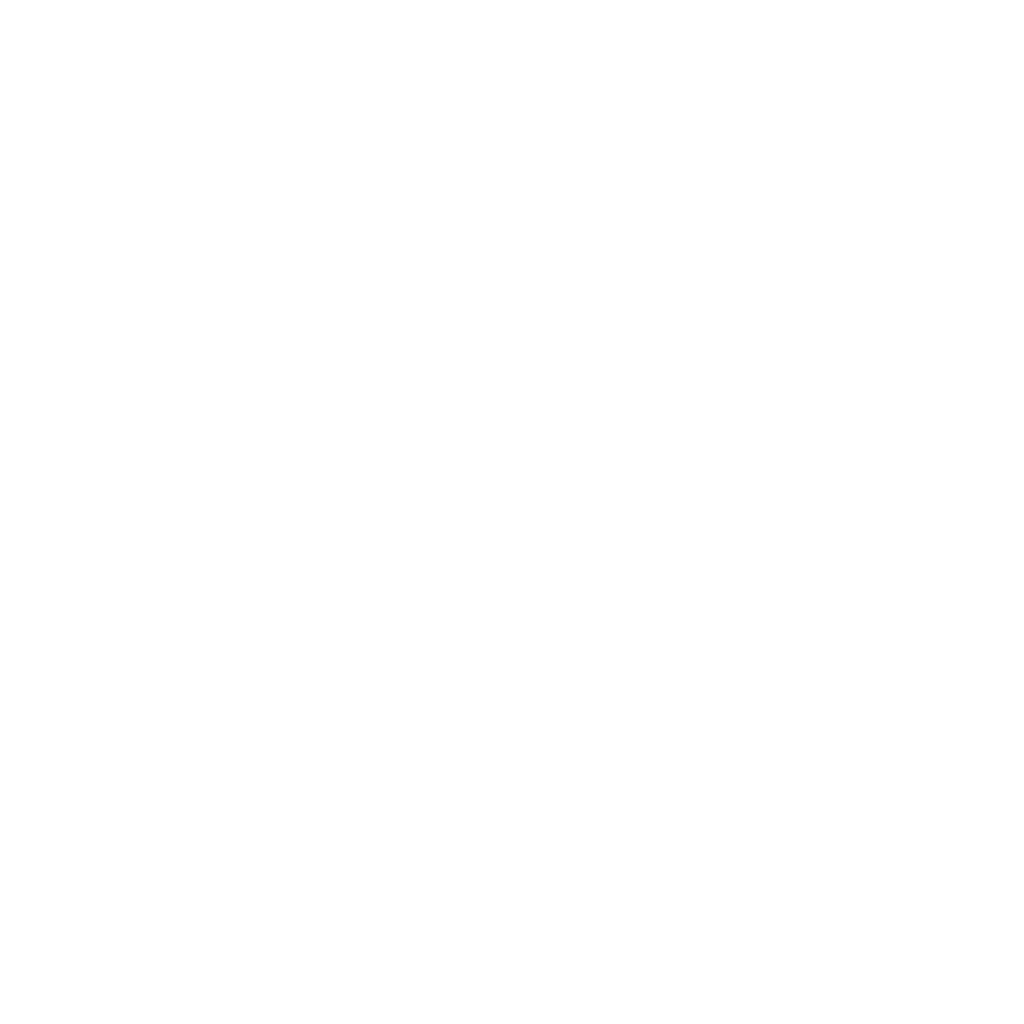
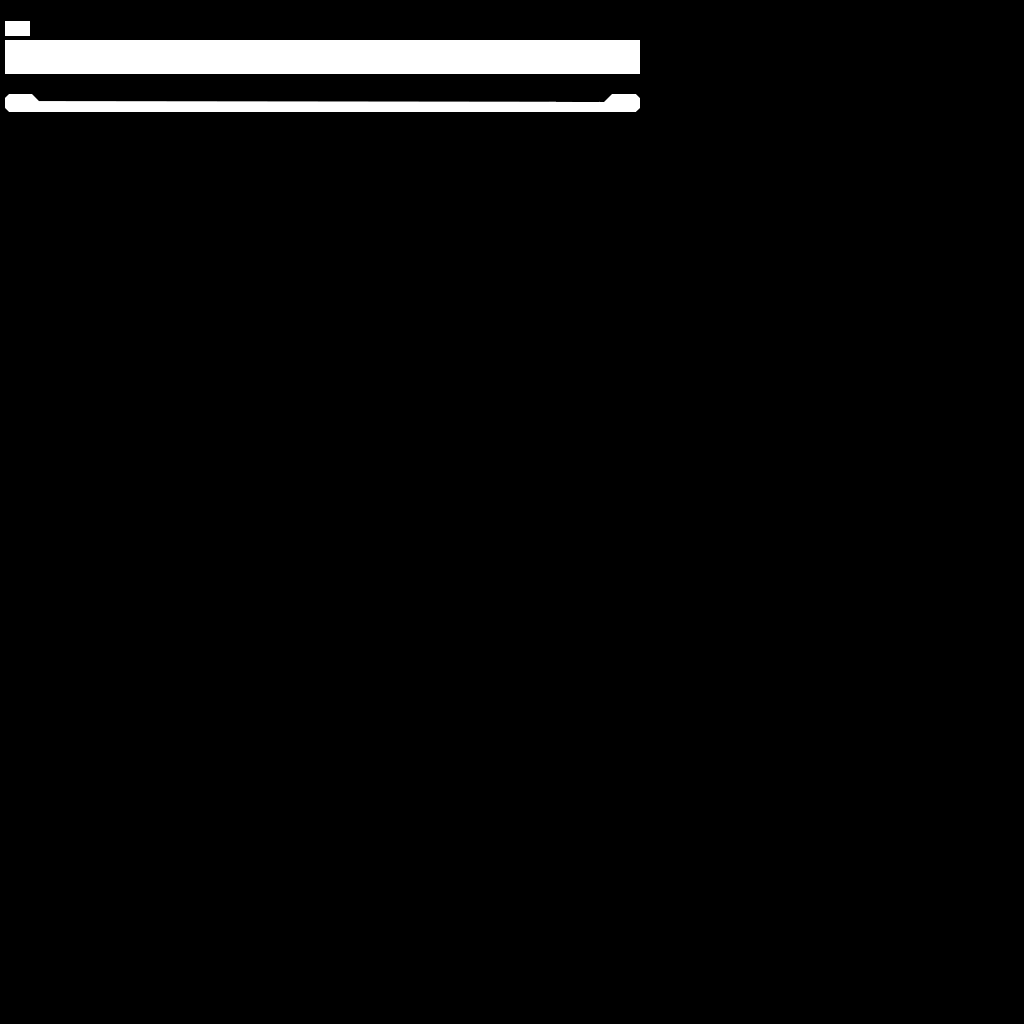
Revision of a layered (1024, 1024) image; what changed, layer by layer:
added layer "Layer 7" above "Layer 5" over left=35, top=97, right=609, bottom=102
added layer "Layer 5" above "Layer 8" over left=5, top=94, right=640, bottom=112
hid "Layer 3" over left=5, top=0, right=30, bottom=21
painted on "Layer 1" over left=0, top=0, right=1024, bottom=1024
